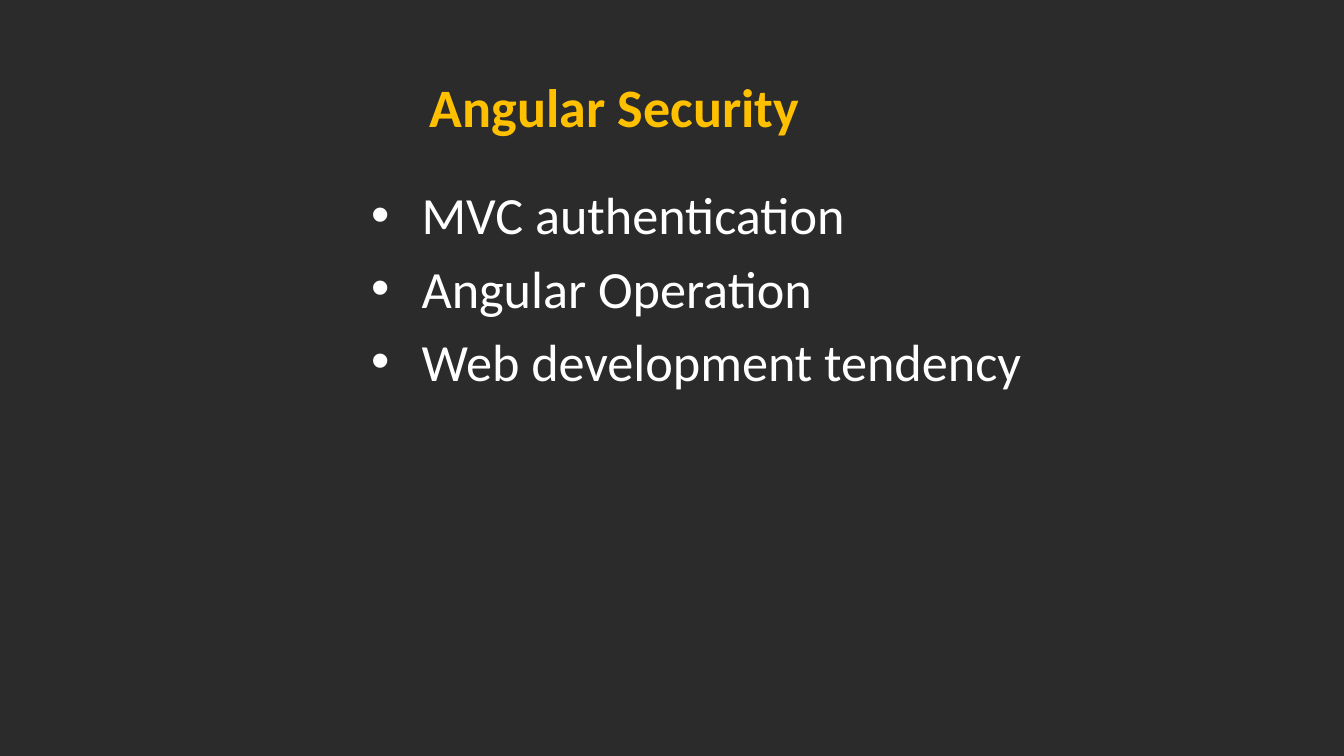
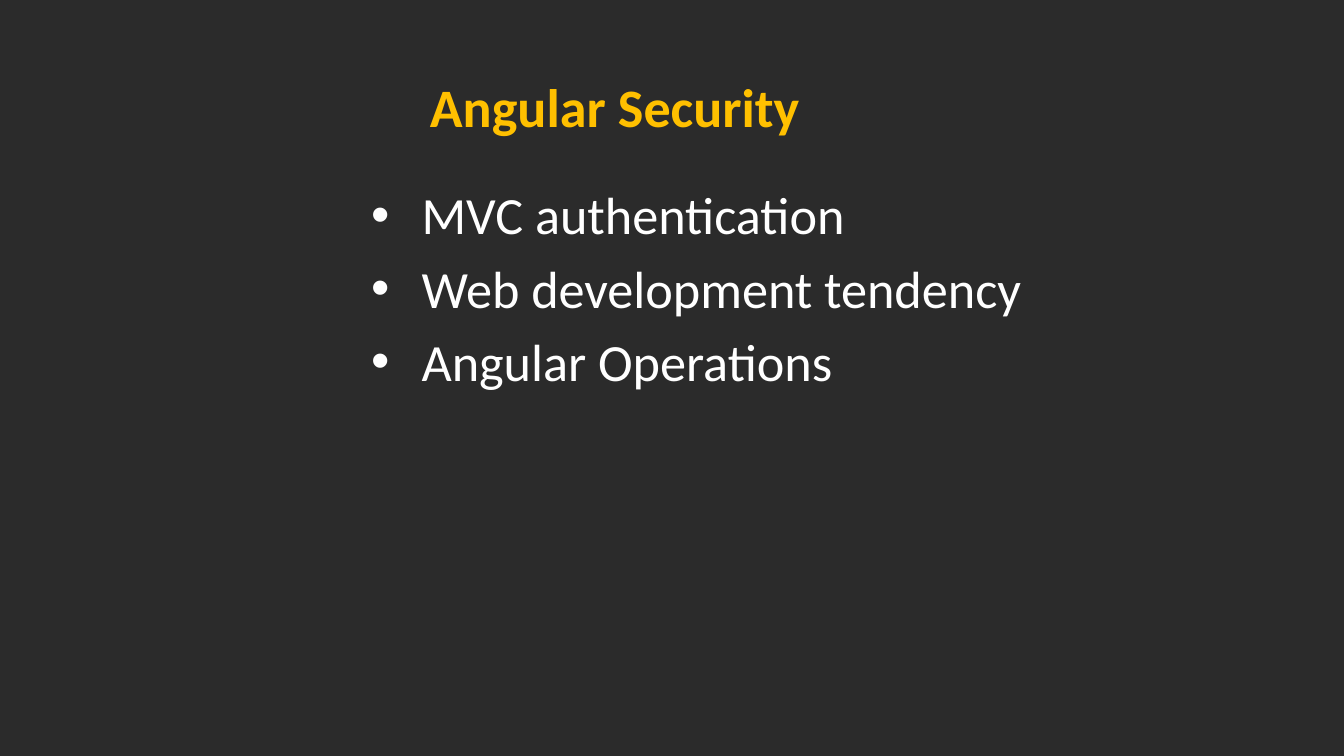
Before and after one commit to hoangmyit/Angular-NetCoreAuthenticationWithJWT, a slide deck: slide 3 of 1. Documents/AngularAuthenticationAndAuthorization.pptx. Drawn at 1344x756 pixels with LibreOffice and Linux fonts; fonts in the diff are those of the drawing; background and template pictures are left out; a plain dark background stands for a picture behind light text. Boxes give left, top, right and bottom in pixels: in the first picture for what was removed or moved away, otherwise in the second. Text is boxed around its words. In the diff, an @@ line names an element or a change of style, - is before the commit and + after.

```diff
--- a/1. Documents/AngularAuthenticationAndAuthorization.pptx
+++ b/1. Documents/AngularAuthenticationAndAuthorization.pptx
@@ text at (x1=422, y1=271, x2=812, y2=317): paragraph removed @@
-• Angular Operation
@@ text at (x1=422, y1=344, x2=832, y2=390): paragraph added @@
+• Angular Operations
```
Also in this commit, not shown: 4 other slides changed, 2 other files.
